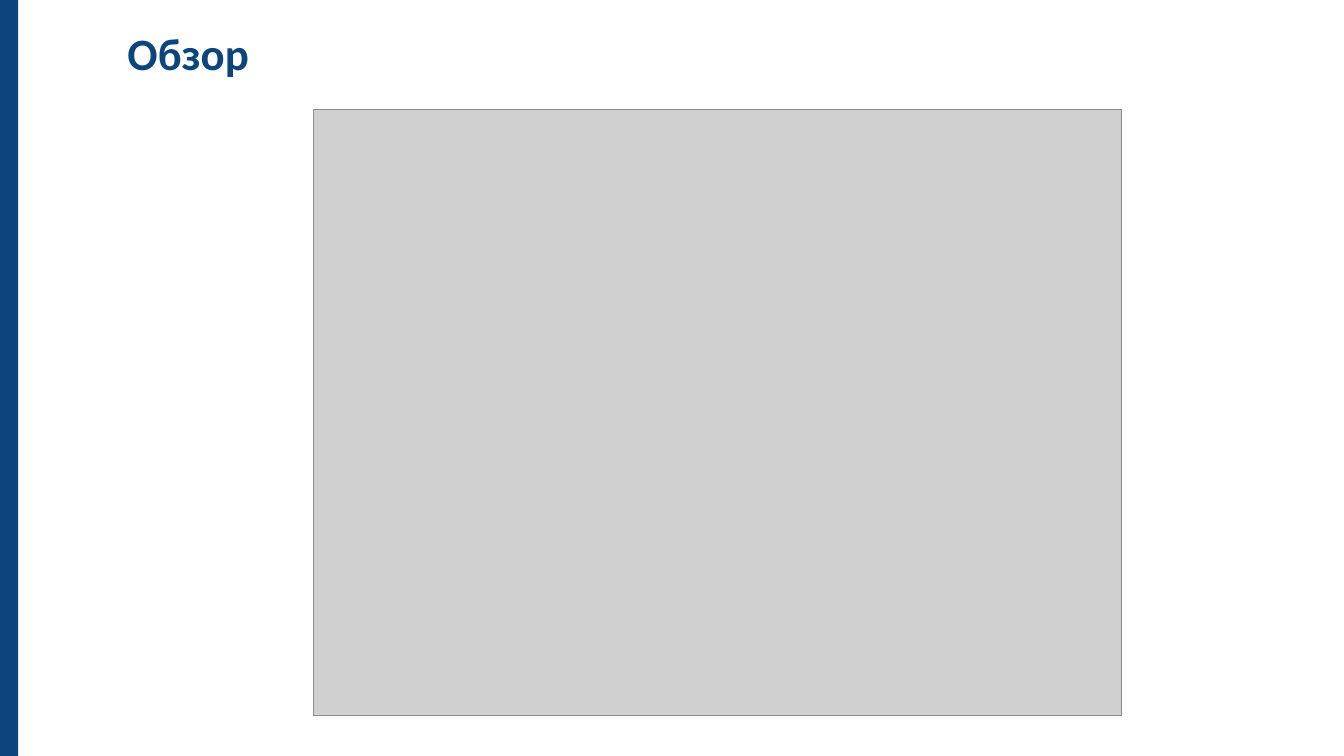
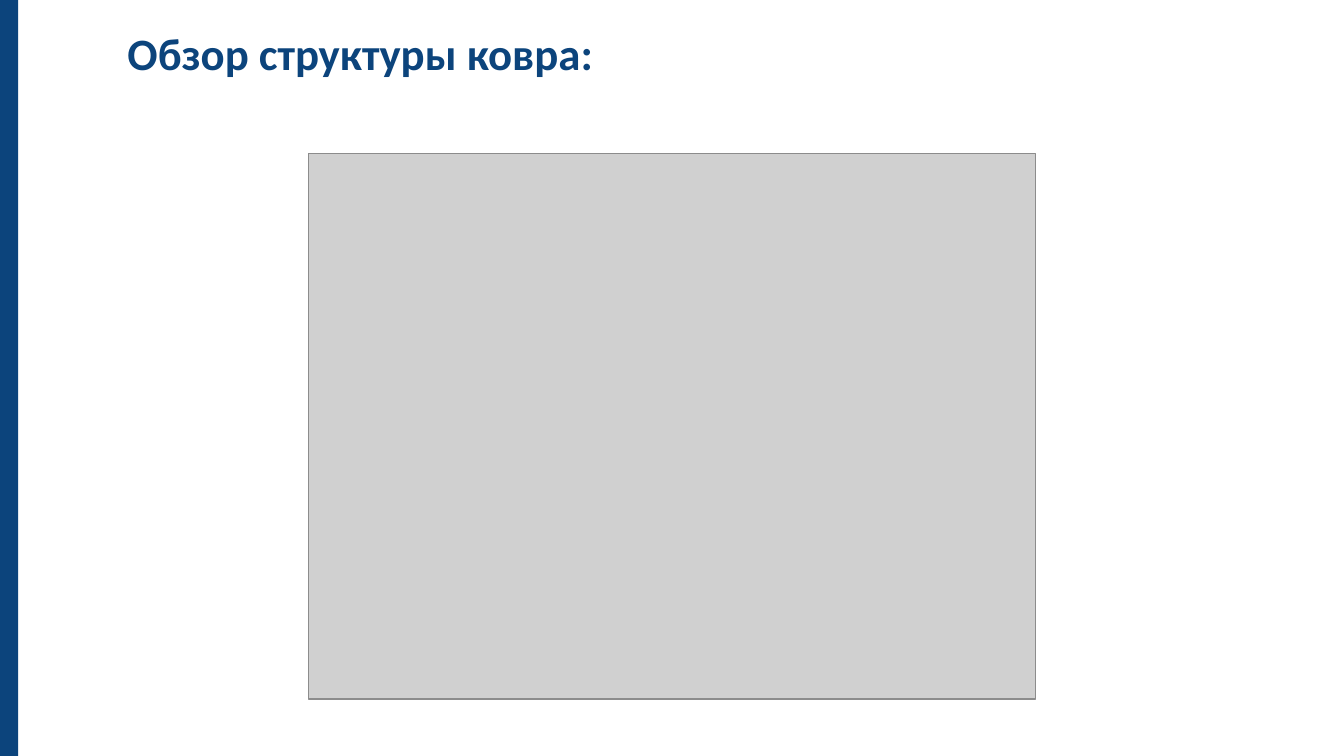
Before and after one commit to komilerkinov39-ctrl/Python_project_SAG, a slide deck: slide 9 of Презентация_SAG.pptx. Drawn at 1344x756 pixels with LibreOffice and Linux fonts; fonts in the diff are those of the drawing; grey boxes stand for pictures. Boxes give left, top, right and bottom in pixels: in the first picture for what was removed or moved away, otherwise in the second. Text is boxed around its words. In the diff, an @@ line names an element or a change of style, - is before the commit and + after.

Commit message:
revised the presentation

```diff
--- a/Презентация_SAG.pptx
+++ b/Презентация_SAG.pptx
@@ text at [127, 39, 593, 77]: text changed @@
-Обзор
+Обзор структуры ковра:
@@ picture: place and size @@
-picture at [314, 110, 1121, 716]
+picture at [309, 154, 1035, 700]
```
Also in this commit, not shown: 1 other slide changed.
